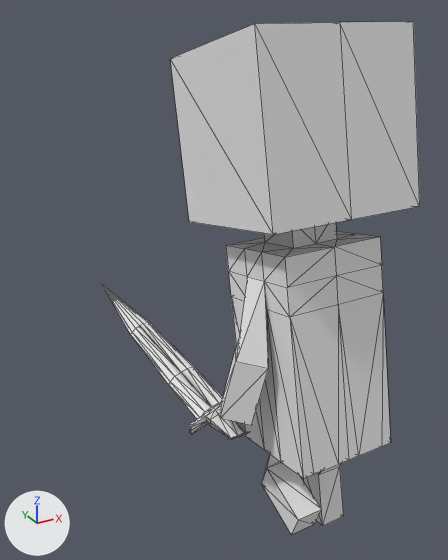
Renders of the OBJ model Data/Animations/RunPlayer/run_000002.obj from each side of a commit.
One viewpoint serves both versions: a 50 mm camera at (-0.805, -0.988, 0.977) aimed at (-0.042, 0.398, 0.283). The axes (+X, +Y, +Z) are drawn at lower left. The lights are the same throughout. Mesh edges are drawn as thin lines. Where no turn or scale is listed for an object, it has been applied to the vertices. Vertices at the same position are counted once.

The first picture shows 'Plane_Plane.002'.
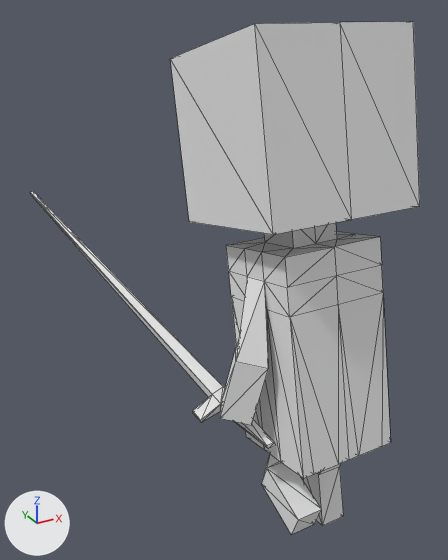
The edits, one by one:
me_plane_plane_002 is used by ob_plane_plane_002; location (0.0, 0.0, 0.0).
me_plane_plane_002 had 227 vertices, 448 faces, 1 loose edge and spanned x -0.333..0.186, y -0.123..0.581, z -0.3..0.951.
me_plane_plane_002 now has 138 vertices, 268 faces and spans x -0.41..0.186, y -0.123..1.038, z -0.3..0.951.
me_plane_plane_002 part 1: a new loose piece of 24 vertices spanning x -0.41..-0.123, y -0.019..1.038, z 0.04..0.43, in mat_material (white #e7e7e7).
me_plane_plane_002 part 2: the loose piece of 113 vertices spanning x -0.333..-0.159, y 0.022..0.581, z 0.057..0.259 is deleted.

What differs and where, as boxes (x1, y1, x2, y2) in the pictures (448 x 560 px):
'Plane_Plane.002', reshaped (23% wider)
    before: (103, 21, 420, 534)
    after: (30, 21, 420, 534)
part 1 of me_plane_plane_002, added
    after: (30, 191, 276, 448)
part 2 of me_plane_plane_002, deleted
    before: (103, 286, 250, 439)
